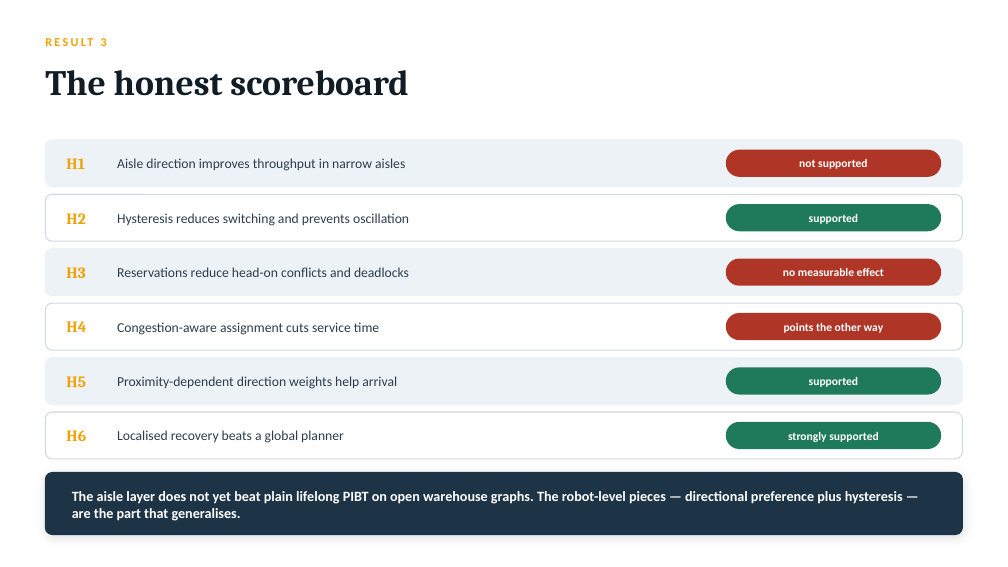
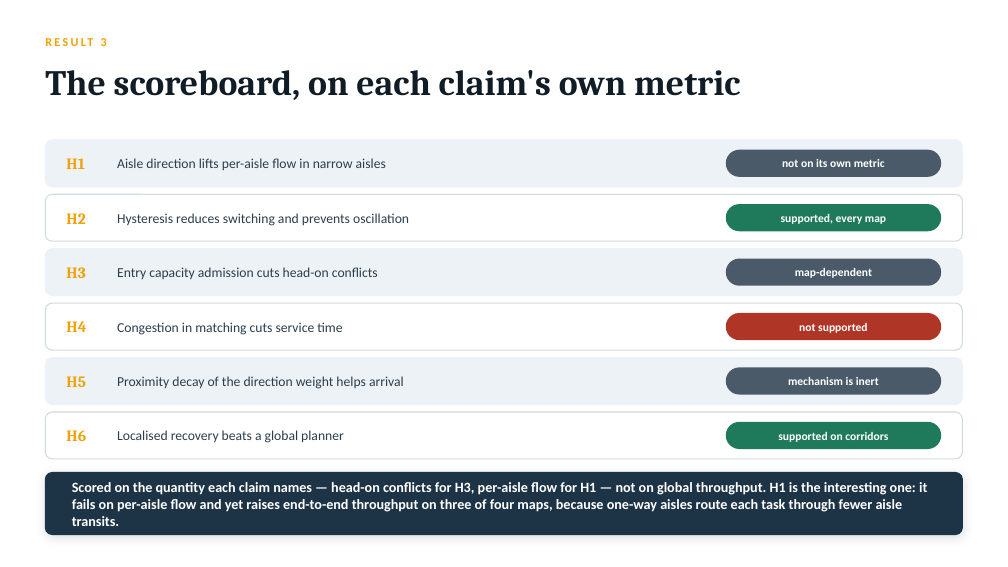
Before and after one commit to sinayanaik/aisleflow, a slide deck: slide 17 of docs/aisleflow-mapf-presentation.pptx. Drawn at 1008x567 pixels with LibreOffice and Linux fonts; fonts in the diff are those of the drawing. Boxes give left, top, right and bottom in pixels: in the first picture for what was removed or moved away, otherwise in the second. Text is boxed around its words. In the diff, an @@ line names an element or a change of style, - is before the commit and + after.

```diff
--- a/docs/aisleflow-mapf-presentation.pptx
+++ b/docs/aisleflow-mapf-presentation.pptx
@@ text at (45, 70, 740, 100): text changed @@
-The honest scoreboard
+The scoreboard, on each claim's own metric
@@ text at (117, 158, 386, 170): text changed @@
-Aisle direction improves throughput in narrow aisles
+Aisle direction lifts per-aisle flow in narrow aisles
@@ rounded rectangle at (726, 150, 941, 177): fill #AF3527 to #4A5A68 @@
@@ text at (782, 159, 885, 167): text changed @@
-not supported
+not on its own metric
@@ text at (781, 214, 886, 224): text changed @@
-supported
+supported, every map
@@ text at (117, 267, 378, 279): text changed @@
-Reservations reduce head-on conflicts and deadlocks
+Entry capacity admission cuts head-on conflicts
@@ rounded rectangle at (726, 259, 941, 286): fill #AF3527 to #4A5A68 @@
@@ text at (795, 268, 872, 278): text changed @@
-no measurable effect
+map-dependent
@@ text at (117, 322, 342, 335): text changed @@
-Congestion-aware assignment cuts service time
+Congestion in matching cuts service time
@@ text at (799, 323, 867, 333): text changed @@
-points the other way
+not supported
@@ text at (117, 376, 404, 389): text changed @@
-Proximity-dependent direction weights help arrival
+Proximity decay of the direction weight helps arrival
@@ rounded rectangle at (726, 368, 941, 395): fill #1F7A5C to #4A5A68 @@
@@ text at (788, 377, 879, 385): text changed @@
-supported
+mechanism is inert
@@ text at (778, 432, 888, 442): text changed @@
-strongly supported
+supported on corridors
@@ text at (72, 482, 927, 526): text changed @@
-The aisle layer does not yet beat plain lifelong PIBT on open warehouse graphs. The robot-level pieces — directional preference plus hysteresis — are the part that generalises.
+Scored on the quantity each claim names — head-on conflicts for H3, per-aisle flow for H1 — not on global throughput. H1 is the interesting one: it fails on per-aisle flow and yet raises end-to-end throughput on three of four maps, because one-way aisles route each task through fewer aisle transits.
```
Also in this commit, not shown: 12 other slides changed.
